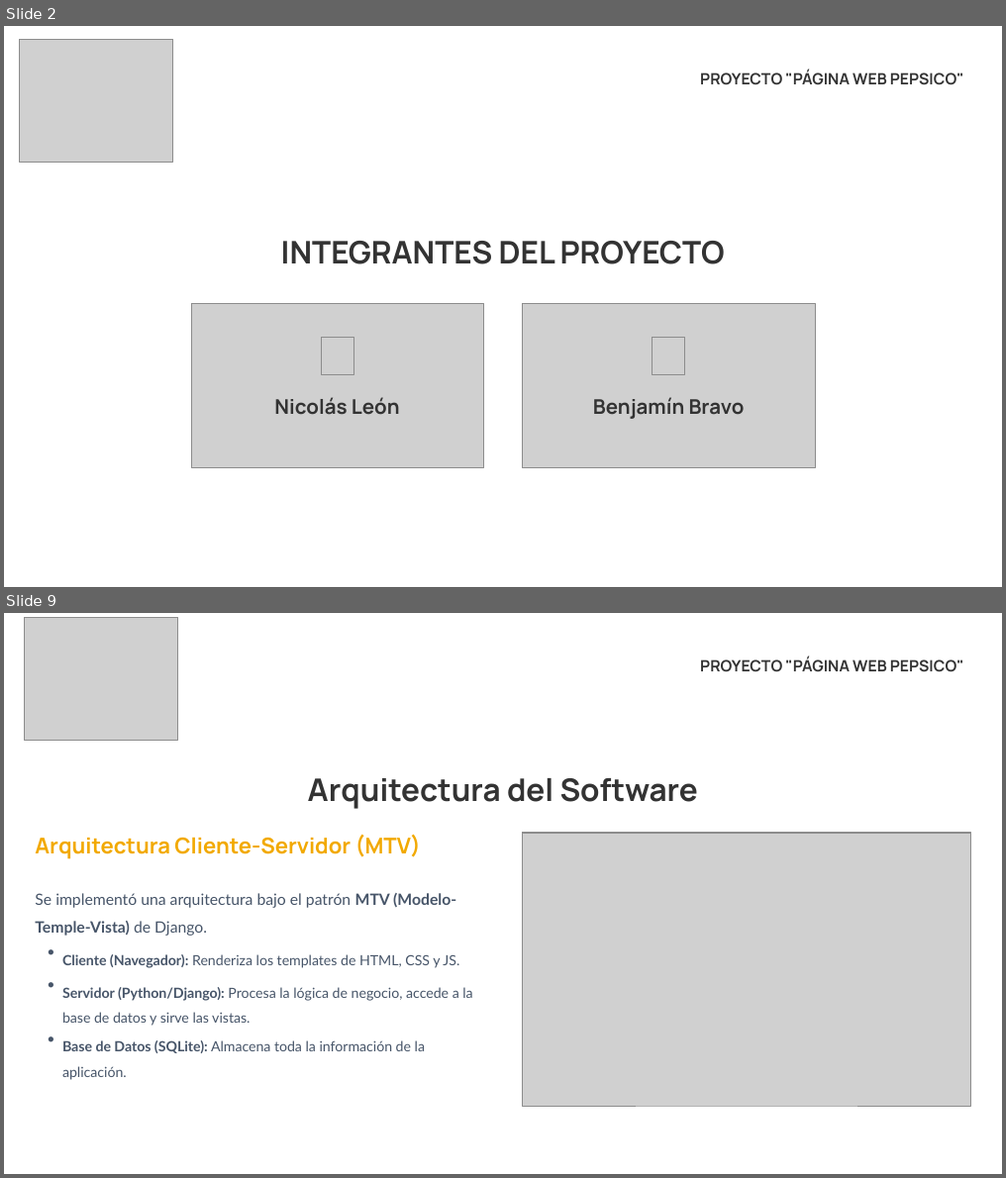
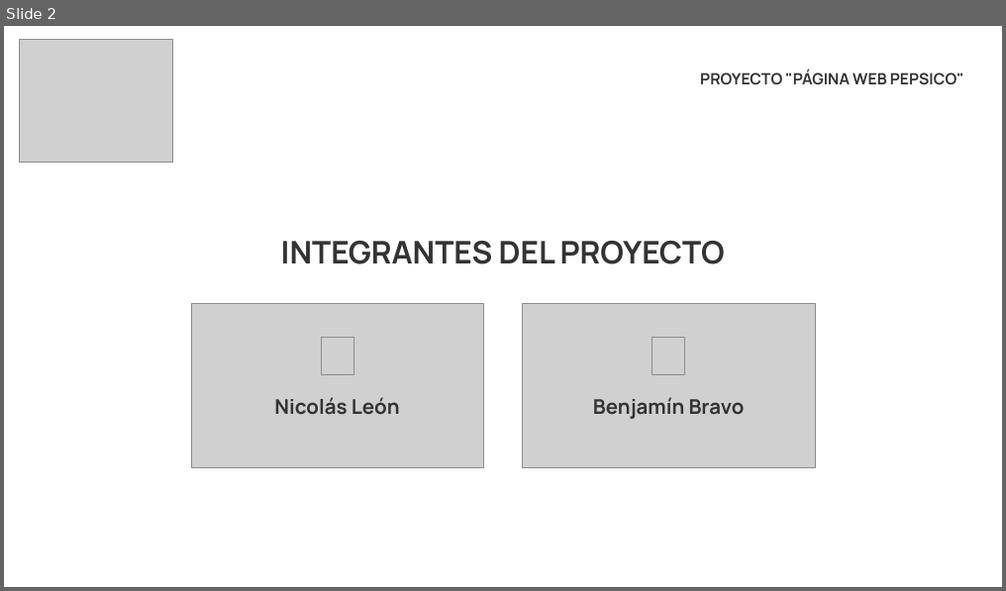
Before and after one commit to benbravo23/Capstone, a slide deck: Fase 3/Evidencias Grupales/Presentacion_Final_Del_Proyecto.pptx. Shown one above the other, each under a label of ours: slides 2 and 9 before the commit, slide 2 after it; the slides between them are not shown. The pictures are 1006x1178 and 1006x591 pixels, drawn with LibreOffice and Linux fonts; fonts in the diff are those of the drawing; grey boxes stand for pictures. Boxes give left, top, right and bottom in pixels: in the first picture for what was removed or moved away, otherwise in the second. Text is boxed around its words. In the diff, an @@ line names an element or a change of style, - is before the commit and + after.

```diff
--- a/Fase 3/Evidencias Grupales/Presentacion_Final_Del_Proyecto.pptx
+++ b/Fase 3/Evidencias Grupales/Presentacion_Final_Del_Proyecto.pptx
@@ slide 9 removed at box(4, 613, 1002, 1174), background #FFFFFF @@
@@ picture removed at box(25, 617, 178, 740) @@
@@ text removed at box(700, 657, 964, 672) @@
-PROYECTO "PÁGINA WEB PEPSICO"
@@ text removed at box(308, 778, 698, 809) @@
-Arquitectura del Software
@@ text removed at box(35, 834, 421, 860) @@
-Arquitectura Cliente-Servidor (MTV)
@@ picture removed at box(523, 833, 971, 1106) @@
@@ picture removed at box(523, 833, 971, 1106) @@
@@ picture removed at box(524, 833, 970, 1104) @@
@@ text removed at box(35, 893, 456, 936) @@
-Se implementó una arquitectura bajo el patrón MTV (Modelo-Temple-Vista) de Django.
@@ text removed at box(47, 943, 54, 964) @@
-•
@@ text removed at box(62, 955, 459, 968) @@
-Cliente (Navegador): Renderiza los templates de HTML, CSS y JS.
@@ text removed at box(47, 976, 54, 997) @@
-•
@@ text removed at box(62, 987, 472, 1026) @@
-Servidor (Python/Django): Procesa la lógica de negocio, accede a la base de datos y sirve las vistas.
@@ text removed at box(47, 1030, 54, 1051) @@
-•
@@ text removed at box(62, 1041, 425, 1054) @@
-Base de Datos (SQLite): Almacena toda la información de la aplicación.
```
Also in this commit, not shown: 5 slides changed, 2 slides added, 8 other slides removed.
